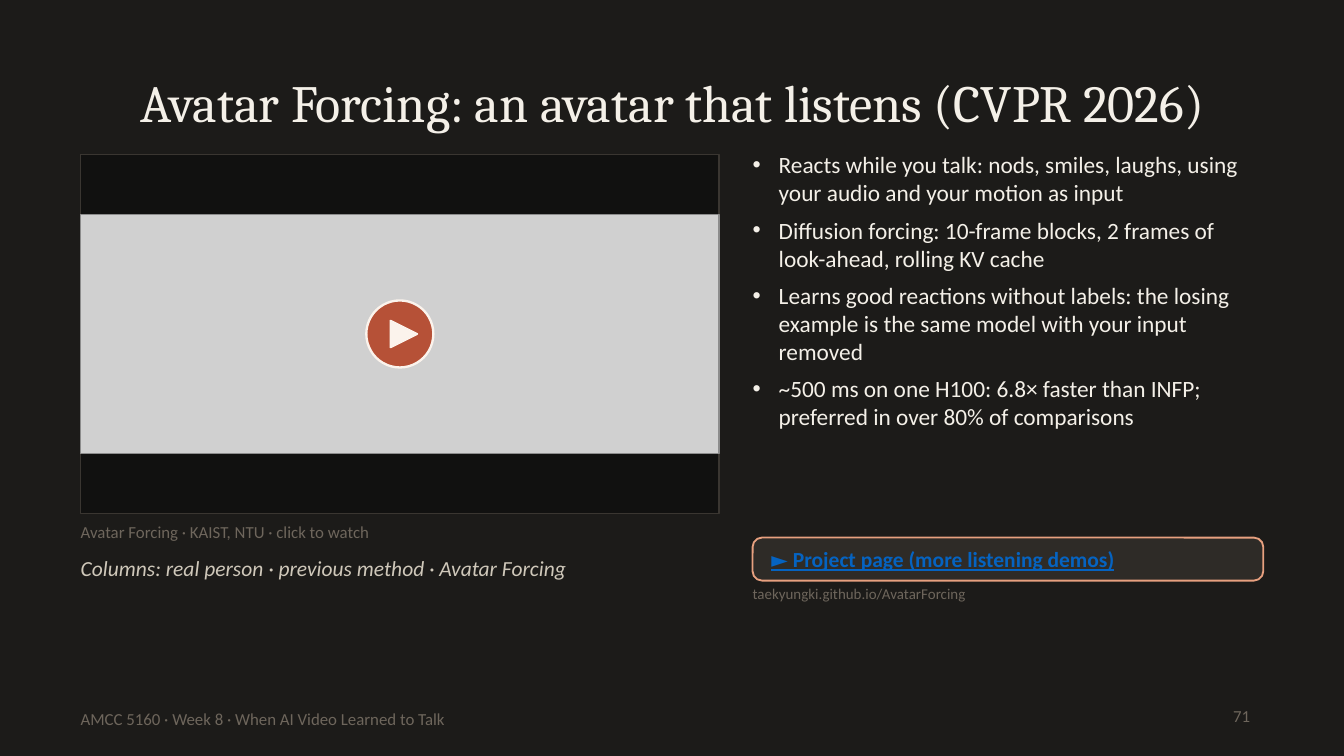
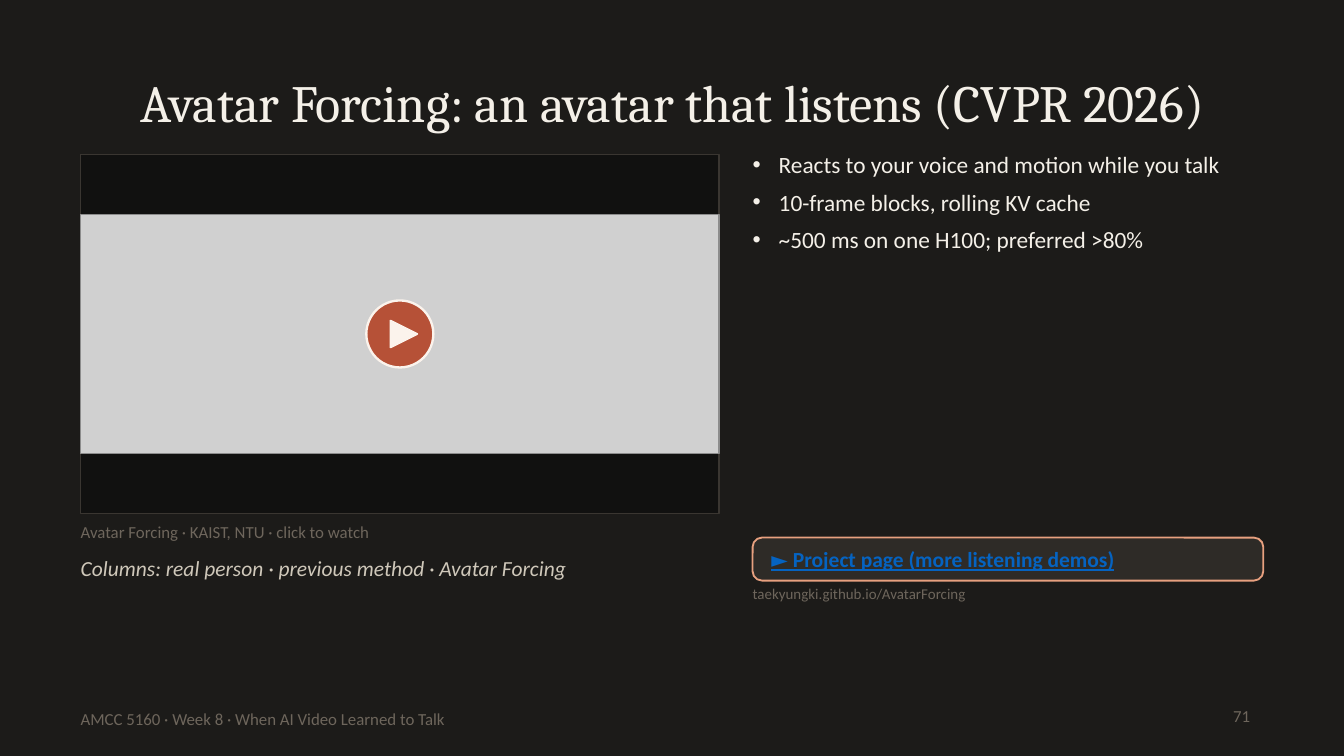
Before and after one commit to leehomyc/leehomyc.github.io, a slide deck: slide 71 of amcc5160/lecture-08/downloads/Lecture08_Slides.pptx. Drawn at 1344x756 pixels with LibreOffice and Linux fonts; fonts in the diff are those of the drawing; grey boxes stand for pictures. Boxes give left, top, right and bottom in pixels: in the first picture for what was removed or moved away, otherwise in the second. Text is boxed around its words. In the diff, an @@ line names an element or a change of style, - is before the commit and + after.

```diff
--- a/amcc5160/lecture-08/downloads/Lecture08_Slides.pptx
+++ b/amcc5160/lecture-08/downloads/Lecture08_Slides.pptx
@@ text at [779,156,1220,252]: text changed @@
-• Reacts while you talk: nods, smiles, laughs, using your audio and your motion as input
-• Diffusion forcing: 10-frame blocks, 2 frames of look-ahead, rolling KV cache
-• Learns good reactions without labels: the losing example is the same model with your input removed
-• ~500 ms on one H100: 6.8× faster than INFP; preferred in over 80% of comparisons
+• Reacts to your voice and motion while you talk
+• 10-frame blocks, rolling KV cache
+• ~500 ms on one H100; preferred >80%
```
Also in this commit, not shown: 30 other slides changed, 1 slide added, 1 slide removed, 39 other files.
